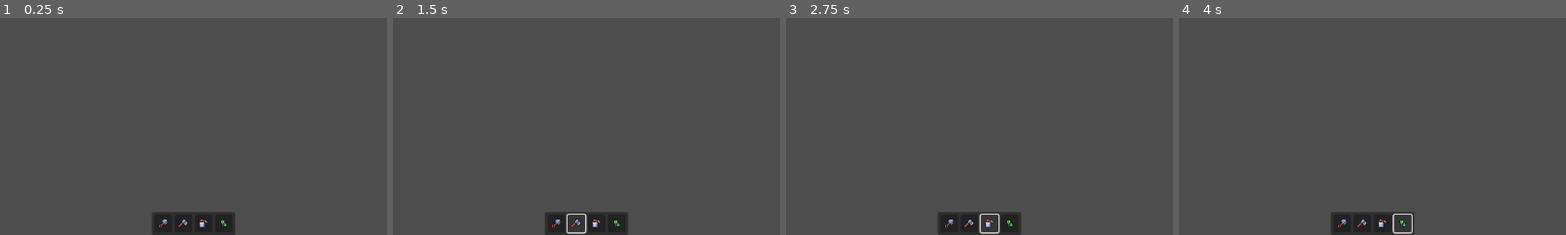
Above: before the commit, frames 1-4 (left to right).
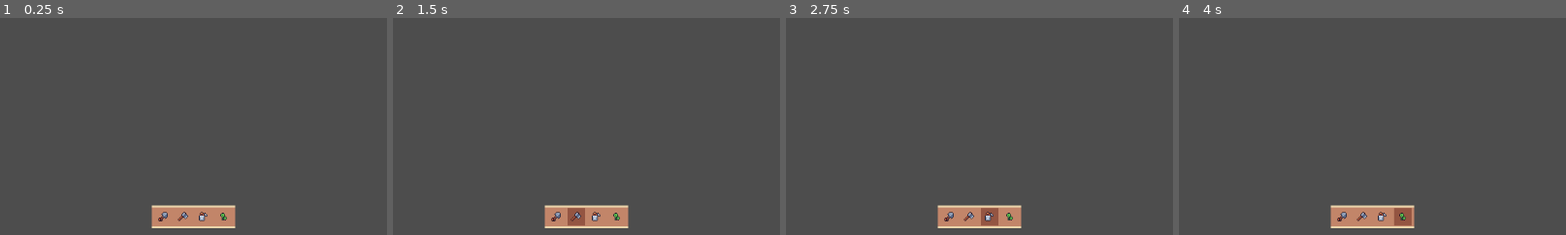
Above: after the commit, the same moments.

Repository: tharittiphand-collab/projectgame2d
Game: Godot game, scene res://Ui/gamescreen.tscn
Same seed, same stepped clock (60 frames per second), same inputs: the game is played once before the commit and once after it. This scene is started directly instead of the project's main scene.
Inputs (mouse positions are % of the whole screen's width and height, from its top left; square brackets give the same spot before the commit, where the layout moved):
- Up to frame 1 (0.25 s): no input
- Up to frame 2 (1.5 s): click (46, 96) [46, 97] at 0.5 s; click (49, 96) [49, 97] at 1.25 s
- Up to frame 3 (2.75 s): click (51, 96) [51, 97] at 2 s
- Up to frame 4 (4 s): click (54, 96) [54, 97] at 2.75 s; tap Enter at 3.5 s; hold W (up) from 3.53 s (still down)
The pictures show only the part of the screen within x 25-75%, y 50-100%; the shares and areas given below are measured in that part.

The runs differ from the first frame. In frame 1, 3.0% of the frame differs, in the area x 39-61%, y 86-100%; in frame 2, 2.9%; in frame 3, 2.9%; in frame 4, 2.9%.

Commit message:
Update game_ui_theme.tres

Diff:
--- a/projectgame2d/Ui/game_ui_theme.tres
+++ b/projectgame2d/Ui/game_ui_theme.tres
@@ -1,21 +1,21 @@
 [gd_resource type="Theme" load_steps=11 format=3 uid="uid://6shc68avrgoi"]
 
-[ext_resource type="Texture2D" uid="uid://dpuxsn0qa0en8" path="res://Ui/UI/label_middle.png" id="1_bkklk"]
-[ext_resource type="Texture2D" uid="uid://e8re81n85wrm" path="res://Ui/UI/9slice_box_white/lt_box_9slice_c.png" id="2_w74fg"]
-[ext_resource type="Texture2D" uid="uid://cw7nbkq3n6oxs" path="res://Ui/UI/9slice_box_white/dt_box_9slice_c.png" id="2_y027d"]
+[ext_resource type="Texture2D" uid="uid://3yl7jynog4lg" path="res://Ui/dt_box_9slice_c.png" id="1_8ftvy"]
+[ext_resource type="Texture2D" uid="uid://byjfcaewnqhmh" path="res://Ui/label_middle.png" id="1_5547x"]
+[ext_resource type="Texture2D" uid="uid://m3f3trm0v47s" path="res://Ui/lt_box_9slice_c.png" id="2_5547x"]
 
 [sub_resource type="AtlasTexture" id="AtlasTexture_j04nu"]
-atlas = ExtResource("1_bkklk")
+atlas = ExtResource("1_5547x")
 region = Rect2(0, 1, 16, 11)
 
 [sub_resource type="StyleBoxTexture" id="StyleBoxTexture_w74fg"]
 texture = SubResource("AtlasTexture_j04nu")
-region_rect = Rect2(0, 0, 16, 11)
+region_rect = Rect2(0, 0, 16.0413, 11)
 
 [sub_resource type="AtlasTexture" id="AtlasTexture_5f55m"]
-atlas = ExtResource("2_y027d")
+atlas = ExtResource("1_8ftvy")
 
-[sub_resource type="StyleBoxTexture" id="StyleBoxTexture_y027d"]
+[sub_resource type="StyleBoxTexture" id="StyleBoxTexture_bj610"]
 texture = SubResource("AtlasTexture_5f55m")
 region_rect = Rect2(0, 0, 3, 3)
 
@@ -24,12 +24,12 @@
 region_rect = Rect2(0, 0, 3, 3)
 
 [sub_resource type="AtlasTexture" id="AtlasTexture_qtvwx"]
-atlas = ExtResource("2_w74fg")
+atlas = ExtResource("2_5547x")
 region = Rect2(0, 0, 3, 3)
 
 [sub_resource type="StyleBoxTexture" id="StyleBoxTexture_5f55m"]
 texture = SubResource("AtlasTexture_qtvwx")
-region_rect = Rect2(0, 0, 3, 3)
+region_rect = Rect2(0, 0, 3.01629, 3)
 
 [resource]
 DarkWoodPanel/base_type = &"PanelContainer"
@@ -39,6 +39,6 @@
 MarginContainer/constants/margin_right = 10
 MarginContainer/constants/margin_top = 10
 ToolButton/base_type = &"Button"
-ToolButton/styles/focus = SubResource("StyleBoxTexture_y027d")
+ToolButton/styles/focus = SubResource("StyleBoxTexture_bj610")
 ToolButton/styles/hover = SubResource("StyleBoxTexture_xjicm")
 ToolButton/styles/normal = SubResource("StyleBoxTexture_5f55m")
